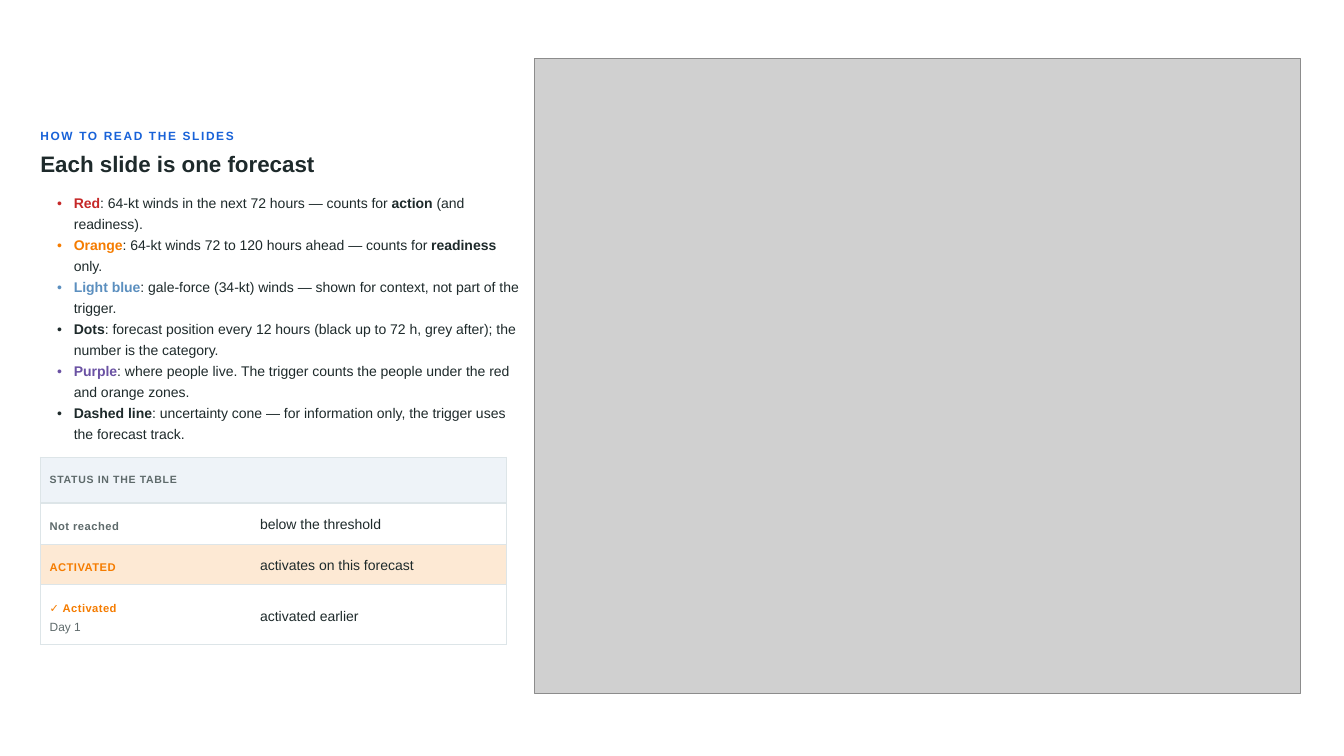
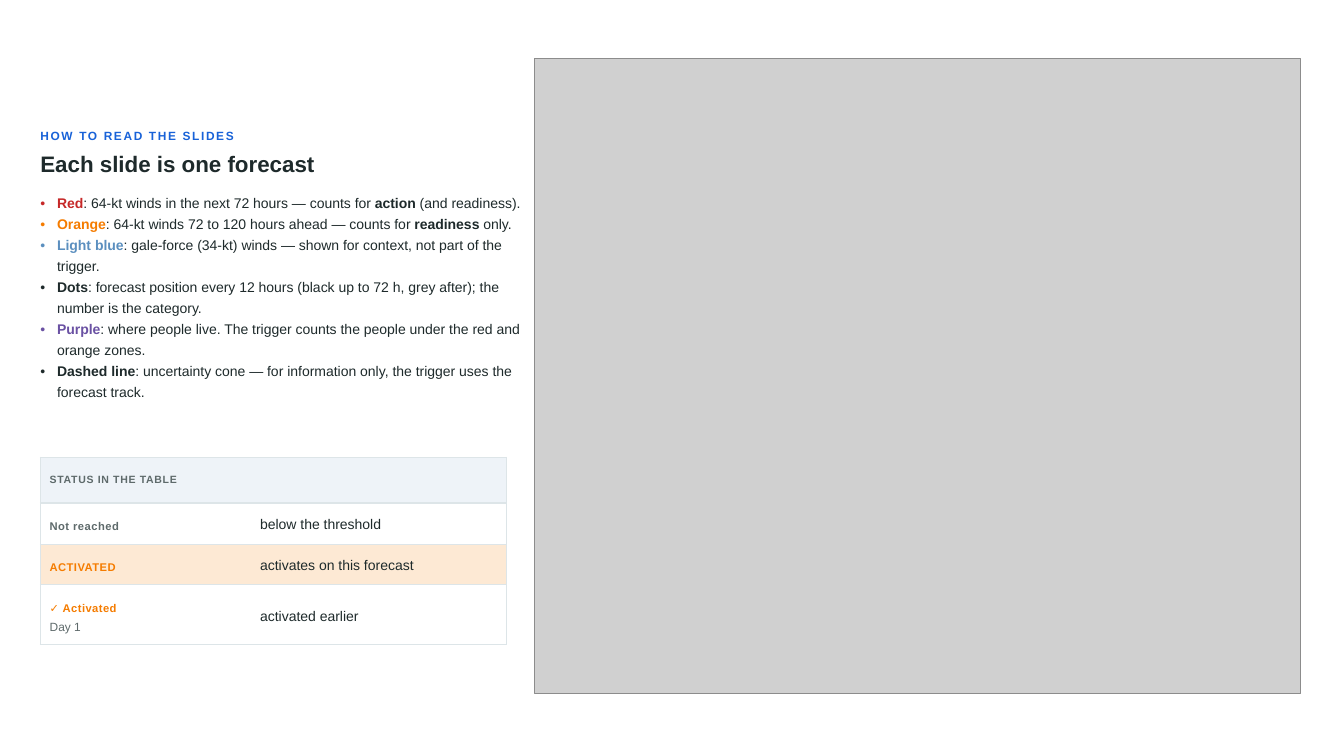
Before and after one commit to OCHA-DAP/pa-aa-fji-storms, a slide deck: slide 3 of docs/slides/simex/fiji-aa-simulation-exercise.pptx. Drawn at 1344x756 pixels with LibreOffice and Linux fonts; fonts in the diff are those of the drawing; grey boxes stand for pictures. Boxes give left, top, right and bottom in pixels: in the first picture for what was removed or moved away, otherwise in the second. Text is boxed around its words. In the diff, an @@ line names an element or a change of style, - is before the commit and + after.

```diff
--- a/docs/slides/simex/fiji-aa-simulation-exercise.pptx
+++ b/docs/slides/simex/fiji-aa-simulation-exercise.pptx
@@ text "Red: 64-kt winds in the ..." rewrapped from (x1=74, y1=198, x2=518, y2=439) to (x1=57, y1=198, x2=521, y2=397) @@
```
Also in this commit, not shown: 4 other files.
